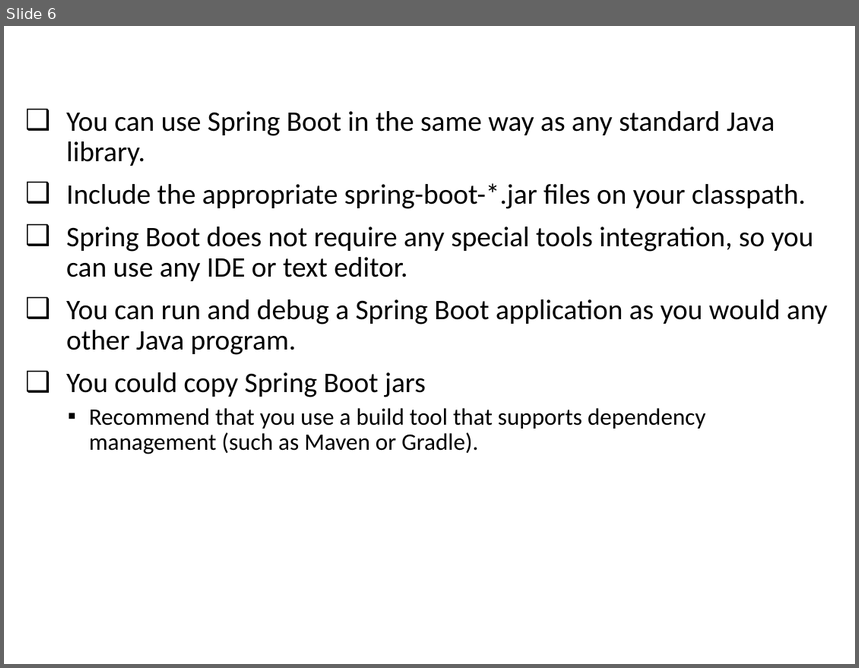
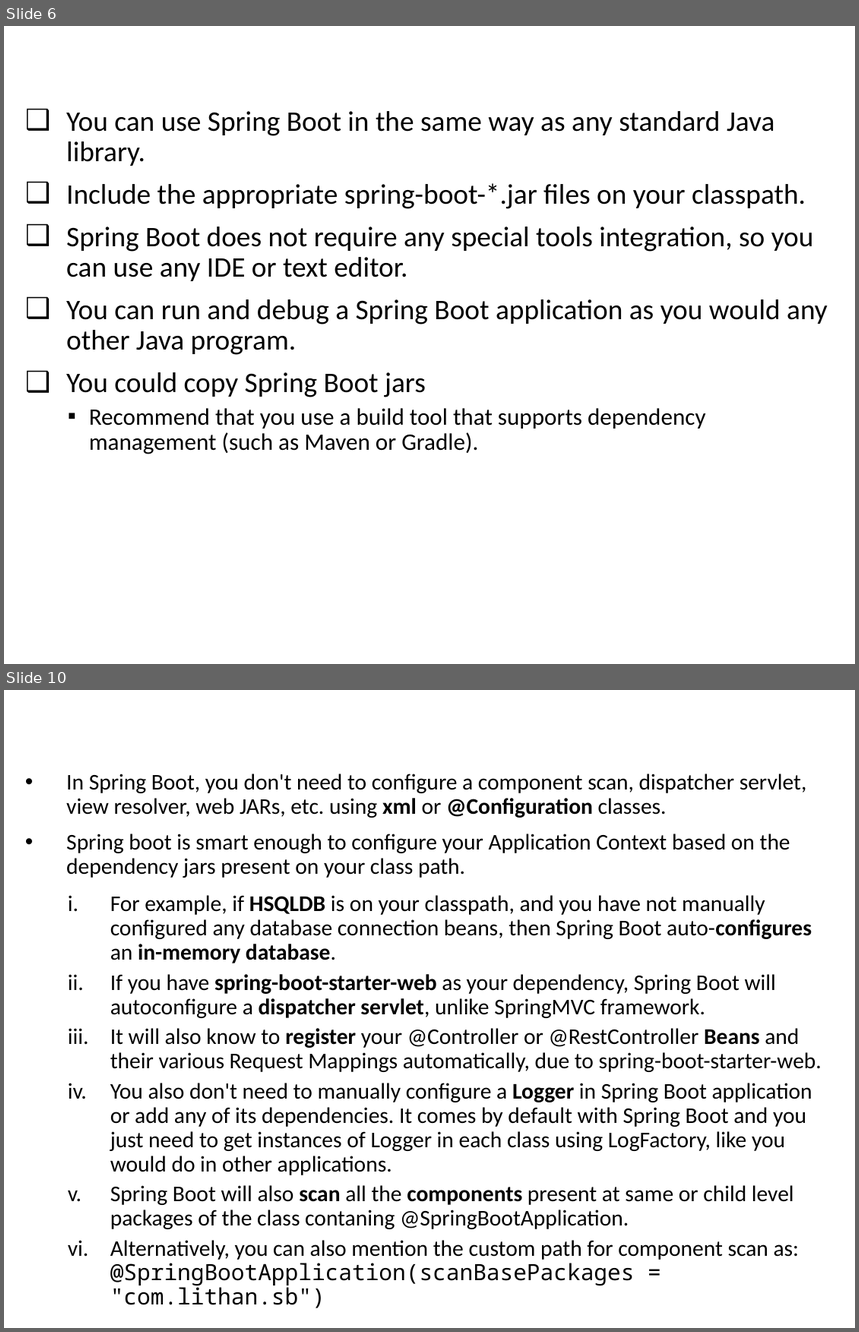
Before and after one commit to vishalrangras/spring-boot-sample, a slide deck: Developing with Spring Boot.pptx. Shown one above the other, each under a label of ours: slide 6 before the commit, slides 6 and 10 after it; the slides between them are not shown. The pictures are 859x668 and 859x1332 pixels, drawn with LibreOffice and Linux fonts; fonts in the diff are those of the drawing; background and template pictures are left out. Boxes give left, top, right and bottom in pixels: in the first picture for what was removed or moved away, otherwise in the second. Text is boxed around its words. In the diff, an @@ line names an element or a change of style, - is before the commit and + after.

```diff
--- a/Developing with Spring Boot.pptx
+++ b/Developing with Spring Boot.pptx
@@ slide 10 added at bbox=[4, 690, 855, 1328], background #FFFFFF @@
@@ title added at bbox=[12, 699, 597, 752], 24 pt, text #FFFFFF, bold @@
+Auto-configuration - 1
@@ text added at bbox=[66, 774, 822, 1309], 19 pt, text #000000 @@
+• In Spring Boot, you don't need to configure a component scan, dispatcher servlet, view resolver, web JARs, etc. using xml or @Configuration classes.
+• Spring boot is smart enough to configure your Application Context based on the dependency jars present on your class path.
+  i. For example, if HSQLDB is on your classpath, and you have not manually configured any database connection beans, then Spring Boot auto-configures an in-memory database.
+  ii. If you have spring-boot-starter-web as your dependency, Spring Boot will autoconfigure a dispatcher servlet, unlike SpringMVC framework.
+  iii. It will also know to register your @Controller or @RestController Beans and their various Request Mappings automatically, due to spring-boot-starter-web.
+  iv. You also don't need to manually configure a Logger in Spring Boot application or add any of its dependencies. It comes by default with Spring Boot and you just need to get instances of Logger in each class using LogFactory, like you would do in other applications.
+  v. Spring Boot will also scan all the components present at same or child level packages of the class contaning @SpringBootApplication.
+  vi. Alternatively, you can also mention the custom path for component scan as: @SpringBootApplication(scanBasePackages = "com.lithan.sb")
```
Also in this commit, not shown: 11 slides changed, 20 other slides added, 1 slide removed.
